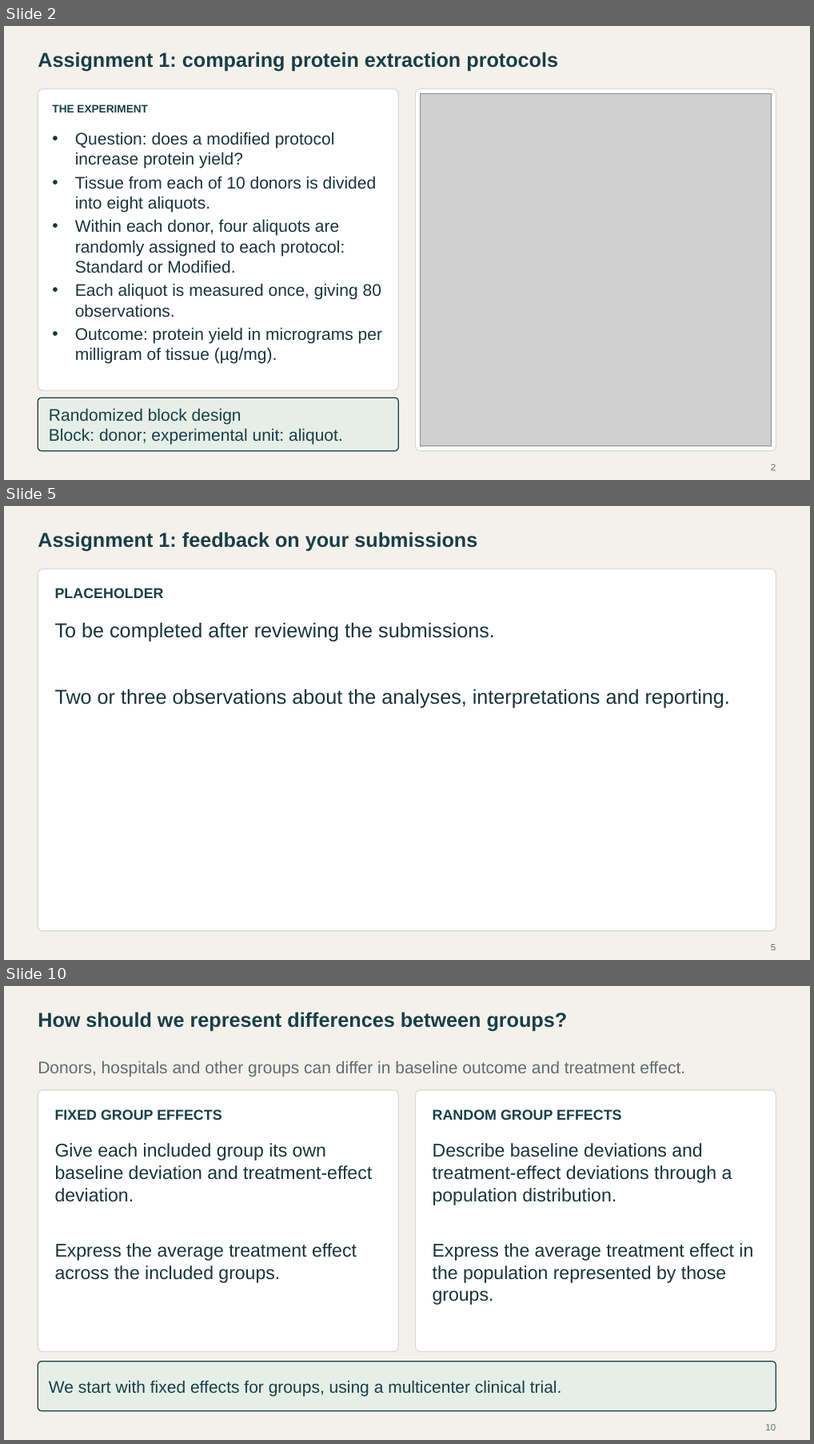
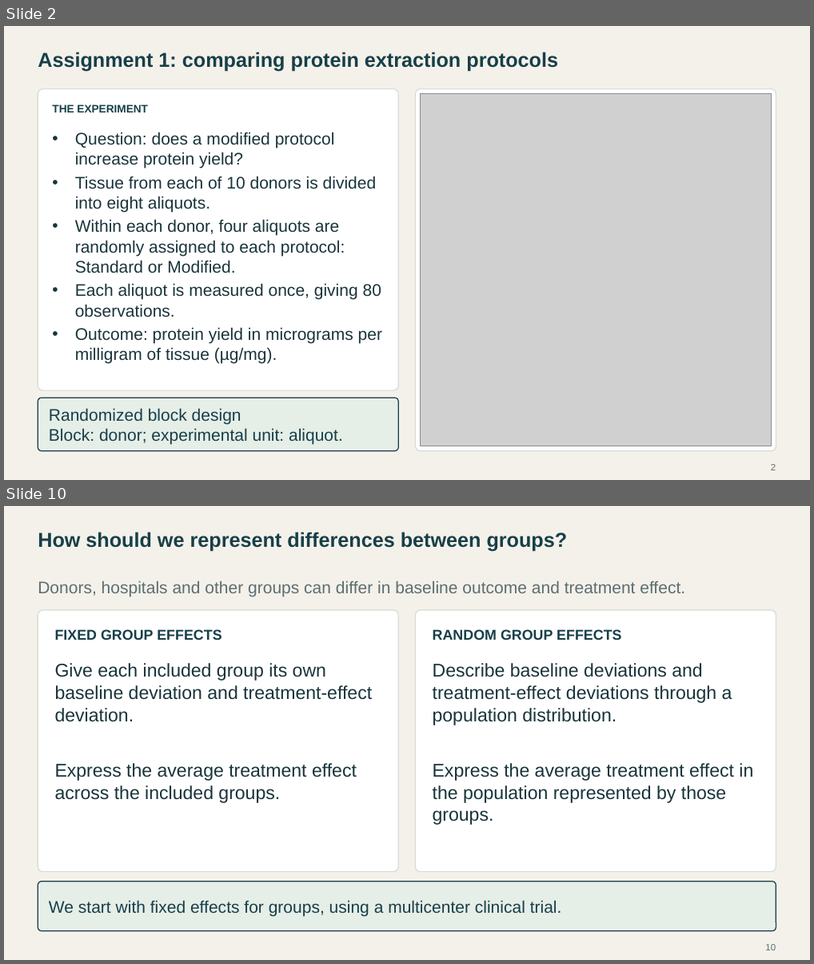
Before and after one commit to Postmus/BeyondMLR, a slide deck: lectures_2627/week2/Beyond_MLR_Week_2.pptx. Shown one above the other, each under a label of ours: slides 2, 5 and 10 before the commit, slides 2 and 10 after it; the slides between them are not shown. The pictures are 814x1444 and 814x964 pixels, drawn with LibreOffice and Linux fonts; fonts in the diff are those of the drawing; grey boxes stand for pictures. Boxes give left, top, right and bottom in pixels: in the first picture for what was removed or moved away, otherwise in the second. Text is boxed around its words. In the diff, an @@ line names an element or a change of style, - is before the commit and + after.

Commit message:
Revise Week 2 assignment walkthrough and submission feedback

```diff
--- a/lectures_2627/week2/Beyond_MLR_Week_2.pptx
+++ b/lectures_2627/week2/Beyond_MLR_Week_2.pptx
@@ slide 5 removed at (x1=4, y1=506, x2=810, y2=960), background #F4F1EA @@
@@ text removed at (x1=38, y1=532, x2=478, y2=552) @@
-Assignment 1: feedback on your submissions
@@ rounded rectangle removed at (x1=38, y1=569, x2=777, y2=931) @@
@@ text removed at (x1=55, y1=588, x2=164, y2=598) @@
-PLACEHOLDER
@@ text removed at (x1=55, y1=622, x2=495, y2=641) @@
-To be completed after reviewing the submissions.
@@ text removed at (x1=55, y1=688, x2=730, y2=708) @@
-Two or three observations about the analyses, interpretations and reporting.
@@ page number removed at (x1=771, y1=944, x2=776, y2=950) @@
-5
```
Also in this commit, not shown: 1 slide changed, 6 slides added, 5 other slides removed, 24 other files.
